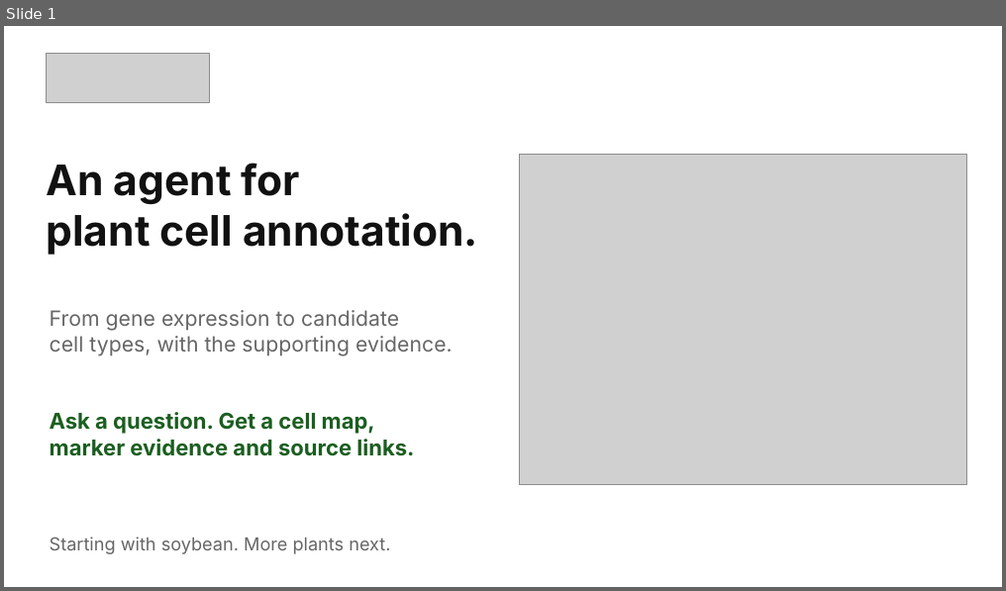
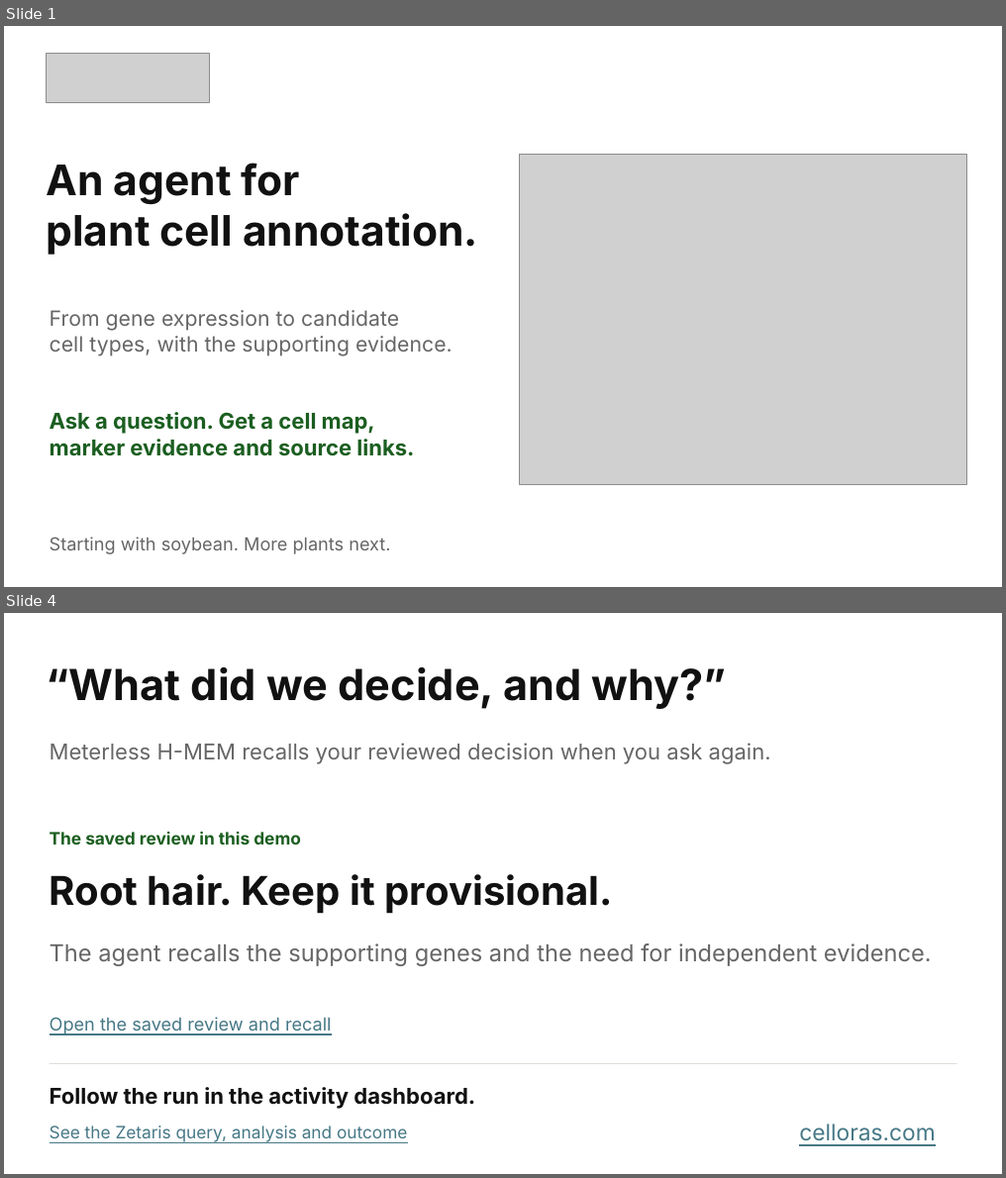
Before and after one commit to mpckkk/2026_GenAI, a slide deck: docs/pitchdeck/Celloras-Pitch-Deck.pptx. Shown one above the other, each under a label of ours: slide 1 before the commit, slides 1 and 4 after it; the slides between them are not shown. The pictures are 1006x591 and 1006x1178 pixels, drawn with LibreOffice and Linux fonts; fonts in the diff are those of the drawing; grey boxes stand for pictures. Boxes give left, top, right and bottom in pixels: in the first picture for what was removed or moved away, otherwise in the second. Text is boxed around its words. In the diff, an @@ line names an element or a change of style, - is before the commit and + after.

```diff
--- a/docs/pitchdeck/Celloras-Pitch-Deck.pptx
+++ b/docs/pitchdeck/Celloras-Pitch-Deck.pptx
@@ slide 4 added at box(4, 613, 1002, 1174), background #FFFFFF @@
@@ text added at box(47, 667, 727, 709), 41.2 pt, text #111111, bold @@
+“What did we decide, and why?”
@@ text added at box(50, 743, 771, 764), 21 pt, text #666666 @@
+Meterless H-MEM recalls your reviewed decision when you ask again.
@@ text added at box(50, 831, 301, 845), 16.5 pt, text #1B5E20, bold @@
+The saved review in this demo
@@ text added at box(50, 874, 613, 914), 38.2 pt, text #111111, bold @@
+Root hair. Keep it provisional.
@@ text added at box(50, 944, 932, 966), 22.5 pt, text #666666 @@
+The agent recalls the supporting genes and the need for independent evidence.
@@ text added at box(50, 1017, 332, 1036), 17.2 pt, text #467886, underline @@
+Open the saved review and recall
@@ rectangle added at box(49, 1063, 956, 1064), fill #D9DFD7 @@
@@ text added at box(50, 1087, 475, 1109), 21 pt, text #111111, bold @@
+Follow the run in the activity dashboard.
@@ text added at box(50, 1126, 407, 1144), 16.5 pt, text #467886, underline @@
+See the Zetaris query, analysis and outcome
@@ text added at box(799, 1124, 936, 1147), 21.8 pt, text #467886, underline @@
+celloras.com
```
Also in this commit, not shown: 1 slide changed, 1 other slide added, 2 slides removed, 5 other files.
